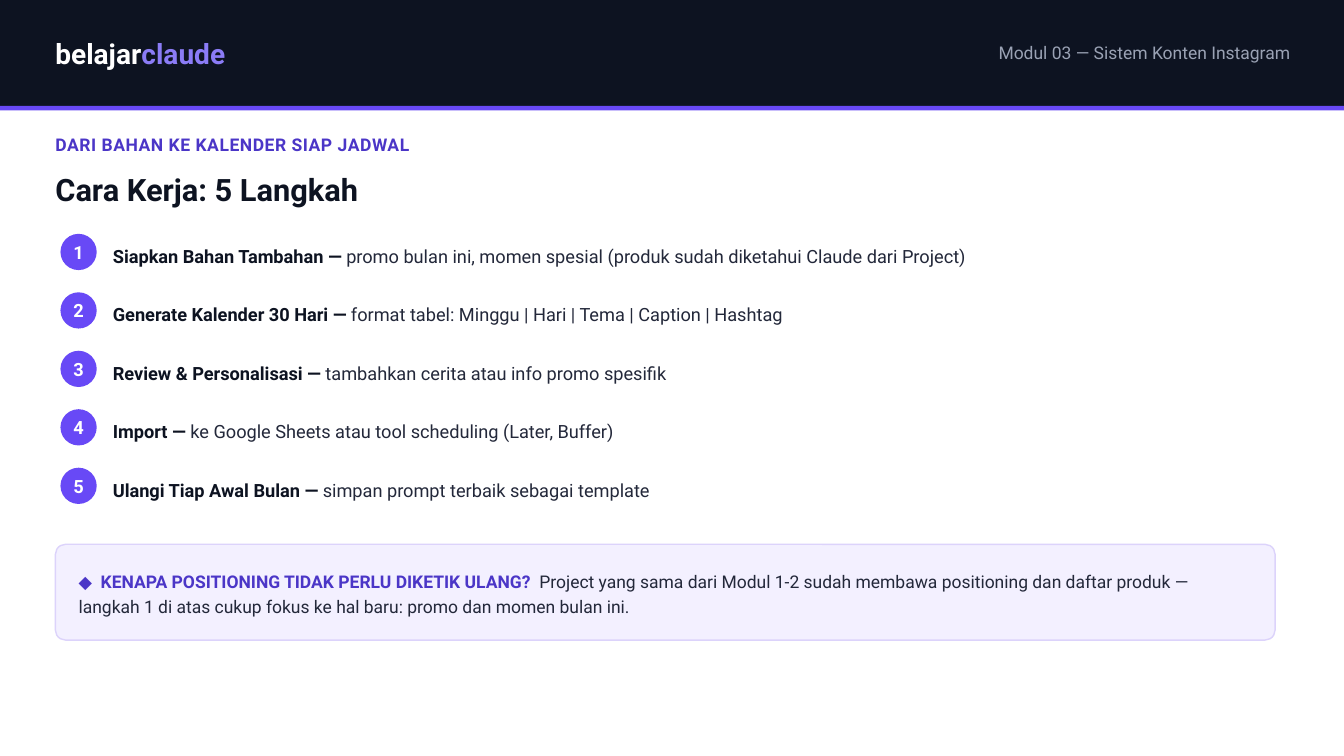
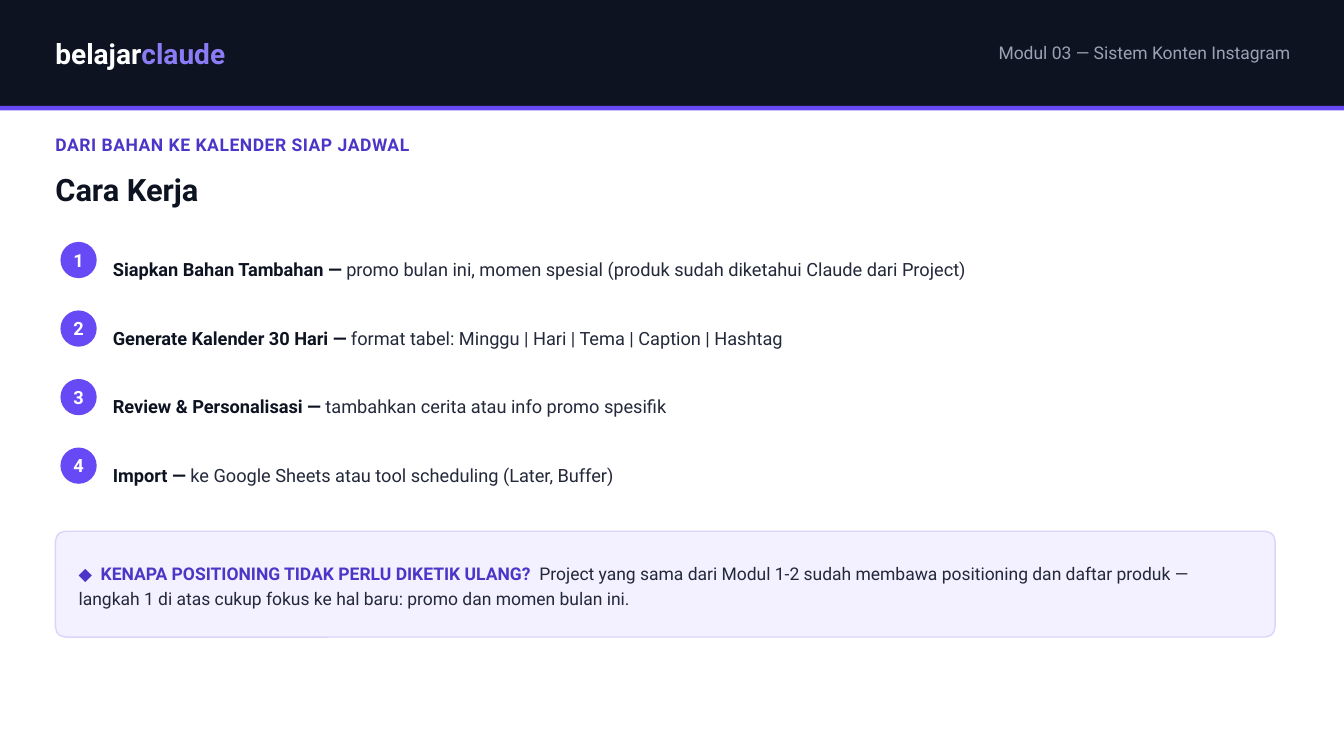
Before and after one commit to juliautomo/belajar-claude, a slide deck: slide 5 of Content-Marketing/M03-Konten-Instagram/K3-M03-Sistem-Konten-Instagram.pptx. Drawn at 1344x756 pixels with LibreOffice and Linux fonts; fonts in the diff are those of the drawing. Boxes give left, top, right and bottom in pixels: in the first picture for what was removed or moved away, otherwise in the second. Text is boxed around its words. In the diff, an @@ line names an element or a change of style, - is before the commit and + after.

Commit message:
M03: natural-complexity restructure (HTML + PPTX)
- Cara Kerja: dropped forced 5th step, now 4 real steps, title de-numbered
- Kesalahan Umum: red warning panel instead of purple pill grid (matches HTML's own tip-box.warn styling, which the deck had been ignoring)
- Yang Kamu Butuhkan relocated to Contoh Prompt slide footer, same pattern as M02
- Cover: dropped '-- 12 menit' duration text

```diff
--- a/Content-Marketing/M03-Konten-Instagram/K3-M03-Sistem-Konten-Instagram.pptx
+++ b/Content-Marketing/M03-Konten-Instagram/K3-M03-Sistem-Konten-Instagram.pptx
@@ text at bbox=[55, 178, 199, 208]: text changed @@
-Cara Kerja: 5 Langkah
+Cara Kerja
@@ text "1": place and size @@
-text "1" at bbox=[73, 246, 83, 259]
+text "1" at bbox=[73, 254, 83, 267]
@@ ellipse: place and size @@
-ellipse at bbox=[60, 234, 97, 270]
+ellipse at bbox=[60, 242, 97, 278]
@@ text "2": place and size @@
-text "2" at bbox=[73, 304, 83, 317]
+text "2" at bbox=[73, 322, 83, 335]
@@ ellipse: place and size @@
-ellipse at bbox=[60, 292, 97, 329]
+ellipse at bbox=[60, 311, 97, 347]
@@ text "Generate Kalender 30 Hari — ...": place and size @@
-text "Generate Kalender 30 Hari — ..." at bbox=[113, 307, 782, 325]
+text "Generate Kalender 30 Hari — ..." at bbox=[113, 331, 782, 349]
@@ text "3": place and size @@
-text "3" at bbox=[73, 363, 83, 376]
+text "3" at bbox=[73, 391, 83, 404]
@@ ellipse: place and size @@
-ellipse at bbox=[60, 351, 97, 387]
+ellipse at bbox=[60, 379, 97, 415]
@@ text "Review & Personalisasi — tambahkan ...": place and size @@
-text "Review & Personalisasi — tambahkan ..." at bbox=[113, 366, 666, 384]
+text "Review & Personalisasi — tambahkan ..." at bbox=[113, 399, 666, 417]
@@ text "4": place and size @@
-text "4" at bbox=[73, 421, 83, 434]
+text "4" at bbox=[73, 459, 83, 472]
@@ ellipse: place and size @@
-ellipse at bbox=[60, 409, 97, 446]
+ellipse at bbox=[60, 448, 97, 484]
@@ line spacing 1 to 1.2 in 4 elements at bbox=[113, 261, 966, 280], bbox=[113, 331, 782, 349], bbox=[113, 399, 666, 417], bbox=[113, 467, 614, 486] @@
@@ text "Import — ke Google Sheets ...": place and size @@
-text "Import — ke Google Sheets ..." at bbox=[113, 423, 614, 442]
+text "Import — ke Google Sheets ..." at bbox=[113, 467, 614, 486]
@@ ellipse removed at bbox=[60, 468, 97, 504] @@
@@ text removed at bbox=[73, 480, 83, 493] @@
-5
@@ text removed at bbox=[113, 483, 650, 501] @@
-Ulangi Tiap Awal Bulan — simpan prompt terbaik sebagai template
@@ rounded rectangle: place and size @@
-rounded rectangle at bbox=[55, 544, 1275, 640]
+rounded rectangle at bbox=[55, 531, 1275, 637]
@@ rounded rectangle at bbox=[55, 531, 1275, 637]: proportions changed @@
@@ text "◆ KENAPA POSITIONING TIDAK PERLU ...": place and size @@
-text "◆ KENAPA POSITIONING TIDAK PERLU ..." at bbox=[79, 574, 1171, 617]
+text "◆ KENAPA POSITIONING TIDAK PERLU ..." at bbox=[79, 566, 1171, 609]
```
Also in this commit, not shown: 4 other slides changed, 1 other file.
